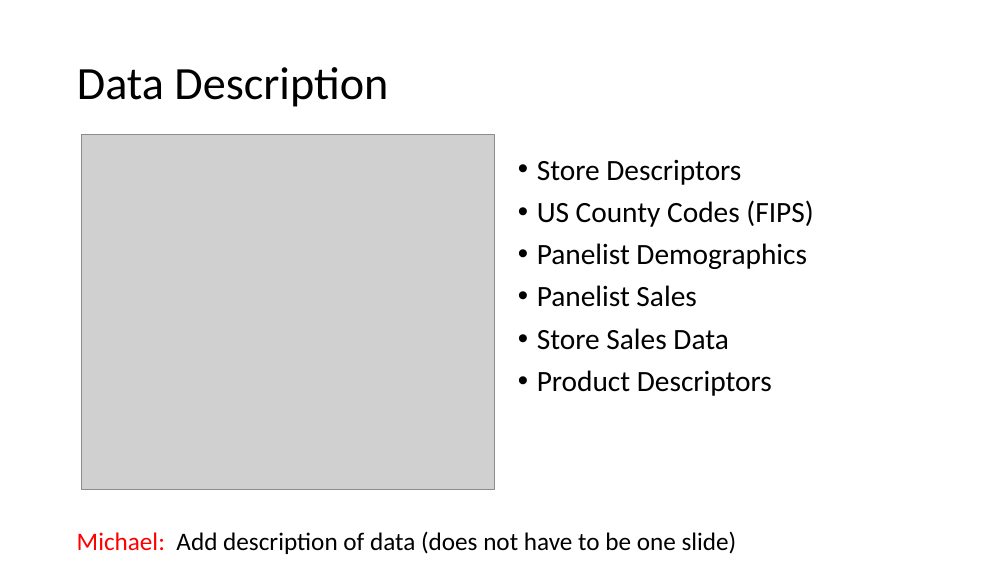
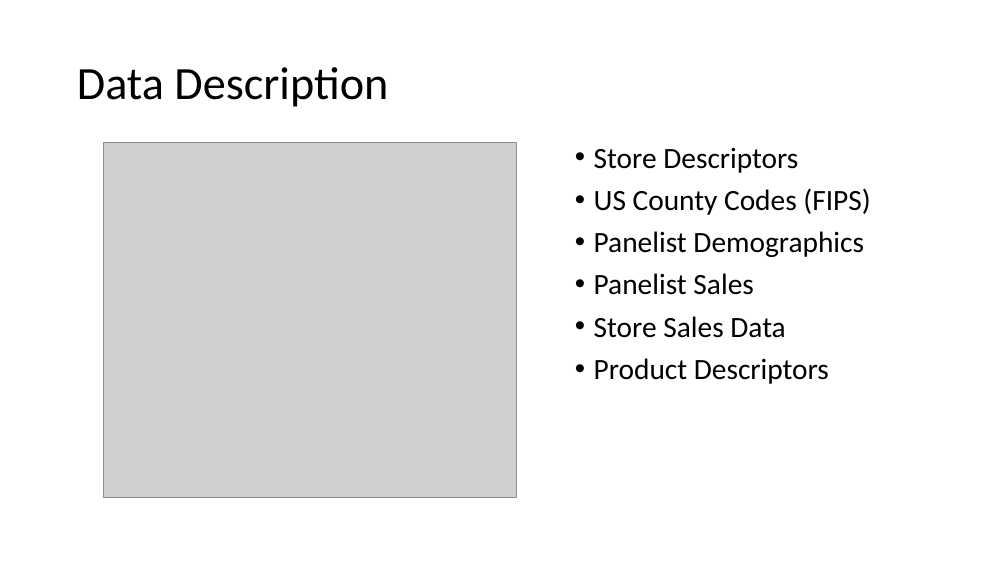
Before and after one commit to mGalarnyk/Machine_Learning_Froyo, a slide deck: slide 17 of Current_Powerpoint/Froyo_v2.pptx (slide 16 before the commit). Drawn at 1008x567 pixels with LibreOffice and Linux fonts; fonts in the diff are those of the drawing; grey boxes stand for pictures. Boxes give left, top, right and bottom in pixels: in the first picture for what was removed or moved away, otherwise in the second. Text is boxed around its words. In the diff, an @@ line names an element or a change of style, - is before the commit and + after.

```diff
--- a/Current_Powerpoint/Froyo_v2.pptx
+++ b/Current_Powerpoint/Froyo_v2.pptx
@@ picture: place and size @@
-picture at bbox=[81, 135, 495, 490]
+picture at bbox=[103, 142, 516, 498]
@@ text "Store Descriptors": place and size @@
-text "Store Descriptors" at bbox=[537, 159, 813, 396]
+text "Store Descriptors" at bbox=[594, 147, 870, 384]
@@ text removed at bbox=[77, 531, 737, 554] @@
-Michael: Add description of data (does not have to be one slide)
```
Also in this commit, not shown: 1 slide added, 1 other file.
